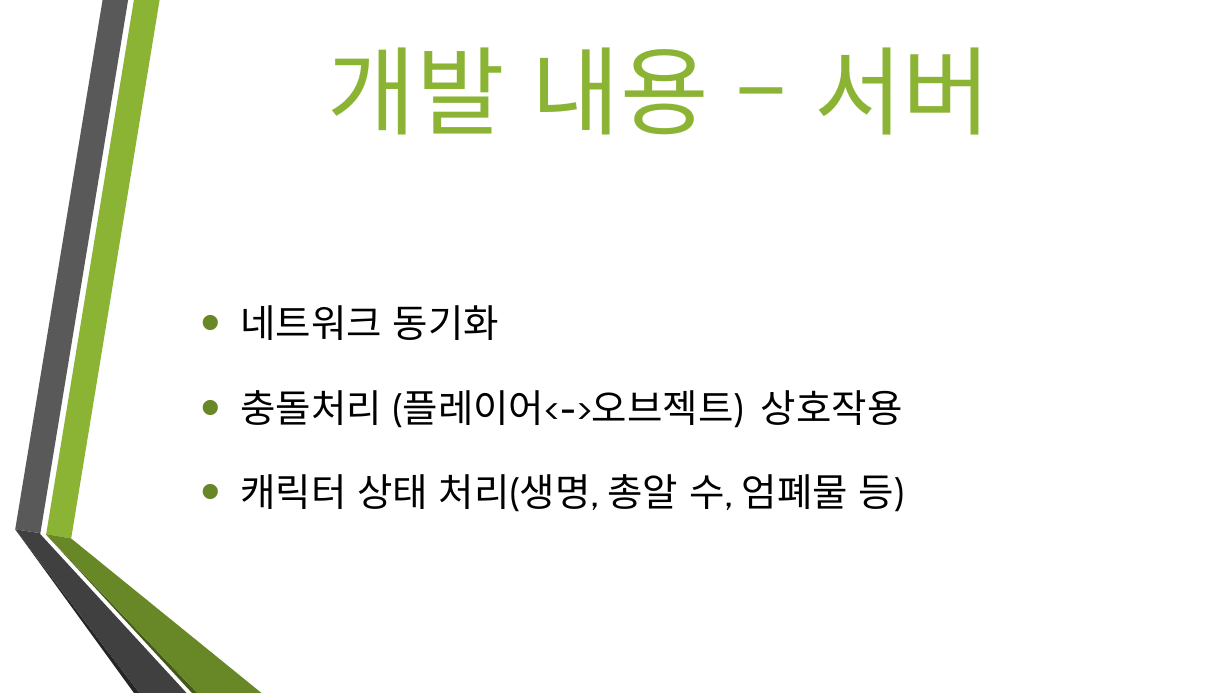
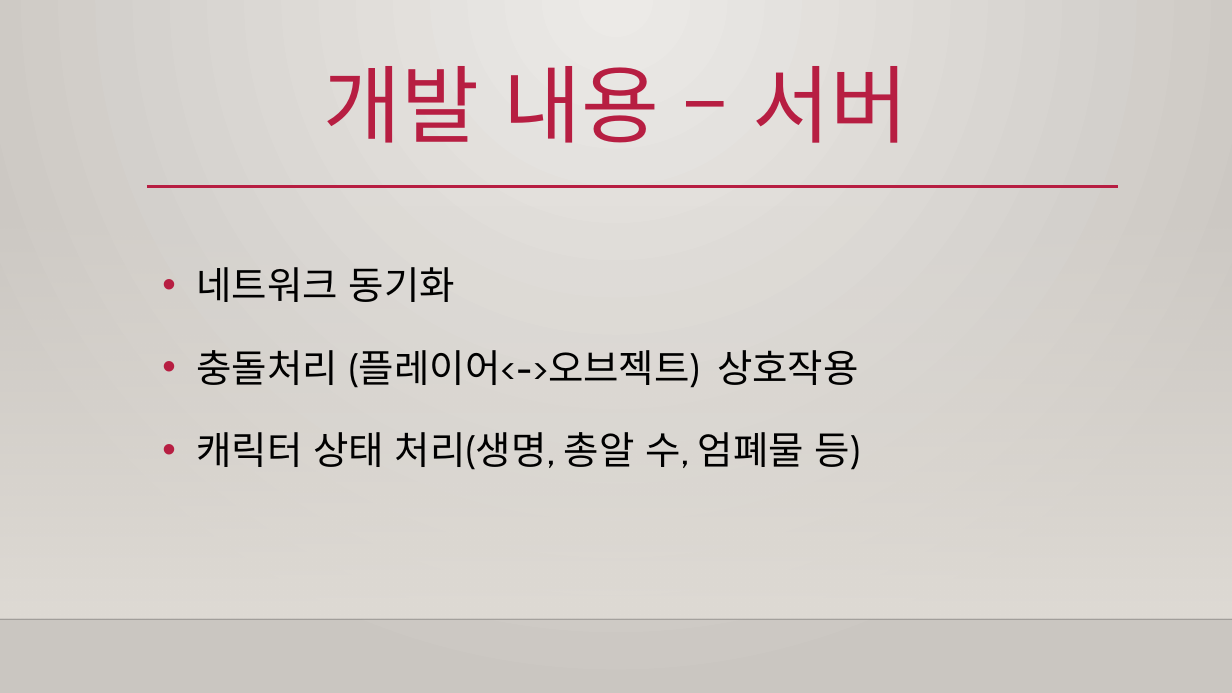
Before and after one commit to jeongHooon/Jungle-War, a slide deck: slide 6 of Jungle War 박정훈 신상우 이수진 이병철.pptx. Drawn at 1232x693 pixels with LibreOffice and Linux fonts; fonts in the diff are those of the drawing; background and template pictures are left out. Boxes give left, top, right and bottom in pixels: in the first picture for what was removed or moved away, otherwise in the second. Text is boxed around its words. In the diff, an @@ line names an element or a change of style, - is before the commit and + after.

```diff
--- a/Jungle War 박정훈 신상우 이수진 이병철.pptx
+++ b/Jungle War 박정훈 신상우 이수진 이병철.pptx
@@ background picture (left out) to gradient #ECEAE7 to #CAC7C1 @@
@@ text "개발 내용 – 서버": place and size @@
-text "개발 내용 – 서버" at (328, 47, 991, 135)
+text "개발 내용 – 서버" at (324, 66, 908, 143)
@@ text "개발 내용 – 서버" at (324, 66, 908, 143): size 75 to 66 pt, text colour #8BB434 to #B71E42 @@
@@ rectangle added at (0, 204, 1232, 619), fill gradient #DFDBD5 @@
@@ line added from (147, 187) to (1118, 187), #B71E42 2.5 pt @@
@@ text "네트워크 동기화": place and size @@
-text "네트워크 동기화" at (240, 305, 905, 512)
+text "네트워크 동기화" at (196, 267, 861, 470)
@@ text "네트워크 동기화" at (196, 267, 861, 470): indent changed; less space between paragraphs; bullet colour #688727 to #B71E42; vertical alignment middle to top @@
@@ group removed at (15, 0, 262, 693): 6 freeform shapes @@
@@ line added from (0, 619) to (1232, 619), #000001 1 pt @@
```
Also in this commit, not shown: 10 other slides changed.
